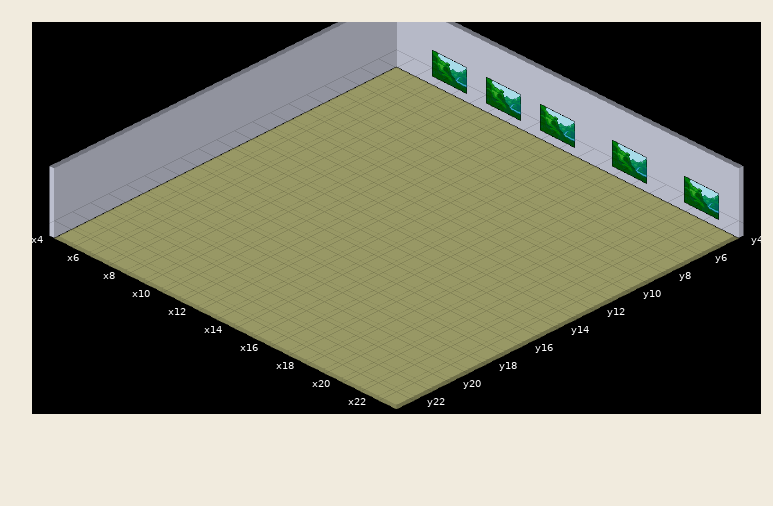
Two versions of a level (Tiled map, prototype/resources/habbo.tmx). The picture above was drawn from the file before the commit.
Cells are 64x32 px. Isometric: x runs down to the right, y down to the left. Shown: x 4..23, y 4..23. The old version is drawn lined up with the new one.
Now the later version:
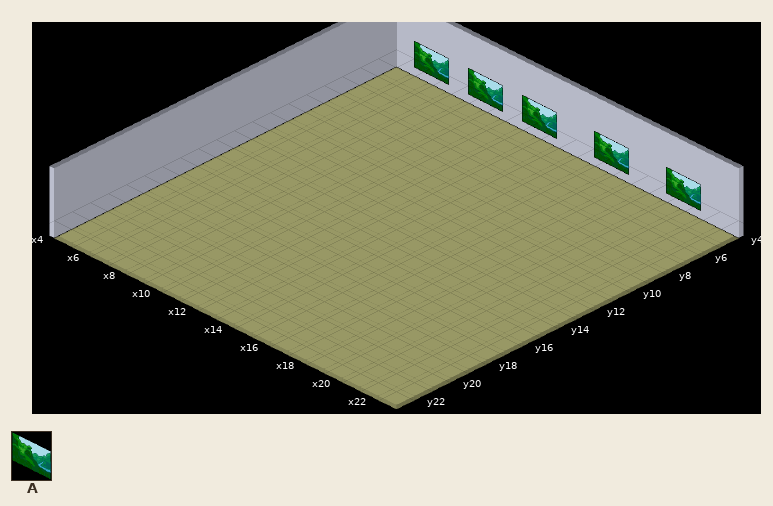
Key: from "gallery_n10": A 0.
_ is an empty cell, . an unchanged one.
Edits made:
map size 20x20 -> 25x25 cells (old content now starts at 4,4; both pictures use the new coordinates)
--- layer "Ground"
@@ x 5..5 @@
- 4 A
+ 4 _
--- layer "Decorations"
@@ x 6..21 @@
- 4 _A._A._A.._A.._A
+ 4 A_.A_.A_..A_..A_
Where, in picture pixels (left, top, right, bottom), the same in both pictures:
changed: (414, 41, 575, 148)
changed: (594, 131, 647, 184)
changed: (666, 167, 719, 220)
